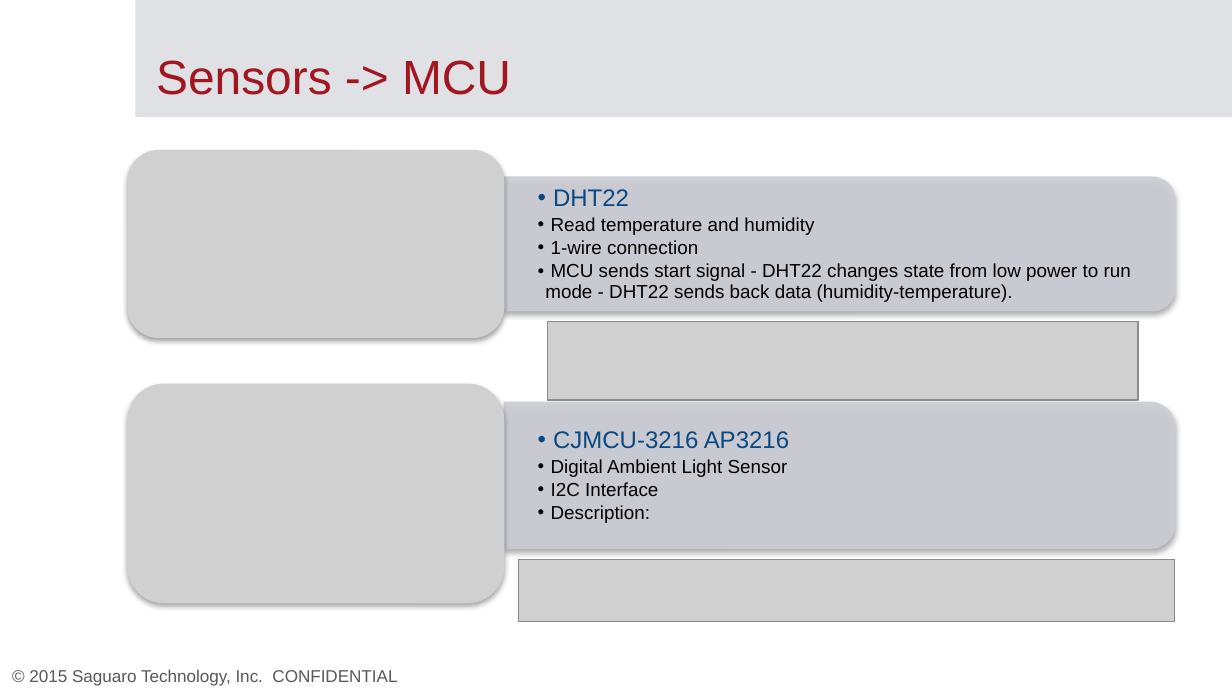
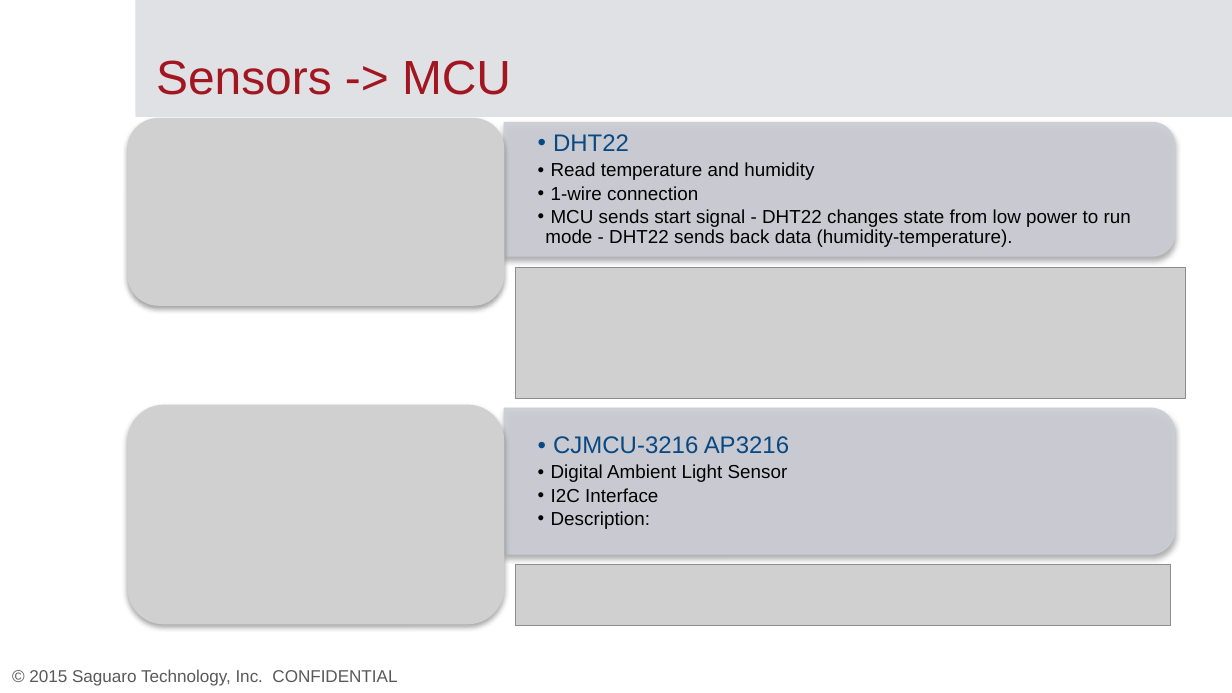
Before and after one commit to mememihnea/LicentaCod, a slide deck: slide 9 of Documentatie/Template.pptx. Drawn at 1232x693 pixels with LibreOffice and Linux fonts; fonts in the diff are those of the drawing; grey boxes stand for pictures; background and template pictures are left out. Boxes give left, top, right and bottom in pixels: in the first picture for what was removed or moved away, otherwise in the second. Text is boxed around its words. In the diff, an @@ line names an element or a change of style, - is before the commit and + after.

```diff
--- a/Documentatie/Template.pptx
+++ b/Documentatie/Template.pptx
@@ picture: place and size @@
-picture at (127,150,504,339)
+picture at (127,118,504,307)
@@ text "DHT22": place and size @@
-text "DHT22" at (545,189,1131,302)
+text "DHT22" at (545,134,1131,247)
@@ round same rect: place and size @@
-round same rect at (505,177,1175,311)
+round same rect at (505,123,1175,257)
@@ picture: place and size @@
-picture at (548,322,1138,400)
+picture at (515,267,1185,399)
@@ picture: place and size @@
-picture at (127,383,504,602)
+picture at (127,404,504,623)
@@ text "CJMCU-3216 AP3216": place and size @@
-text "CJMCU-3216 AP3216" at (551,431,789,523)
+text "CJMCU-3216 AP3216" at (551,436,789,529)
@@ round same rect: place and size @@
-round same rect at (504,403,1174,548)
+round same rect at (504,409,1174,554)
@@ picture: place and size @@
-picture at (519,559,1174,621)
+picture at (515,564,1170,626)
```
Also in this commit, not shown: 5 other slides changed, 1 slide removed.
